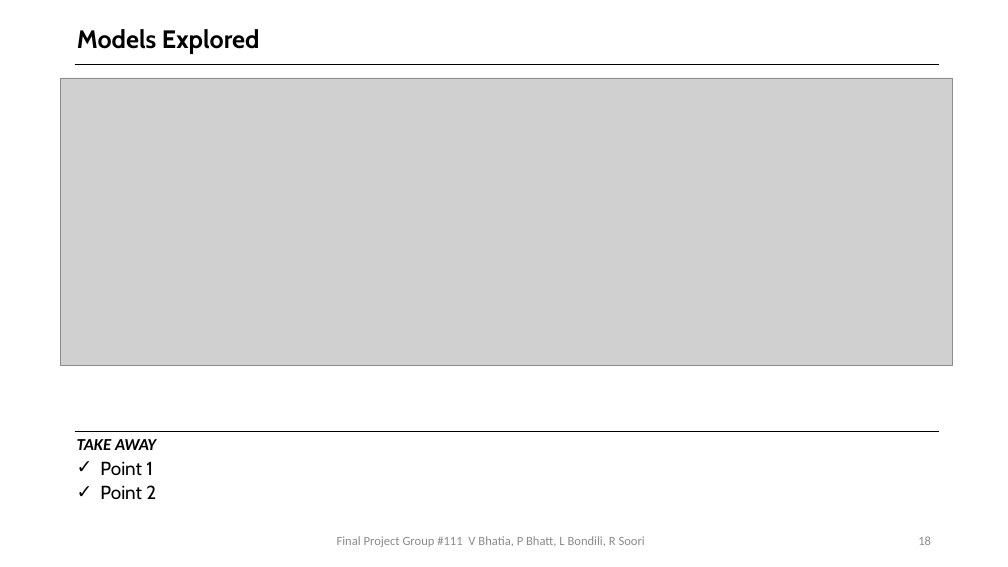
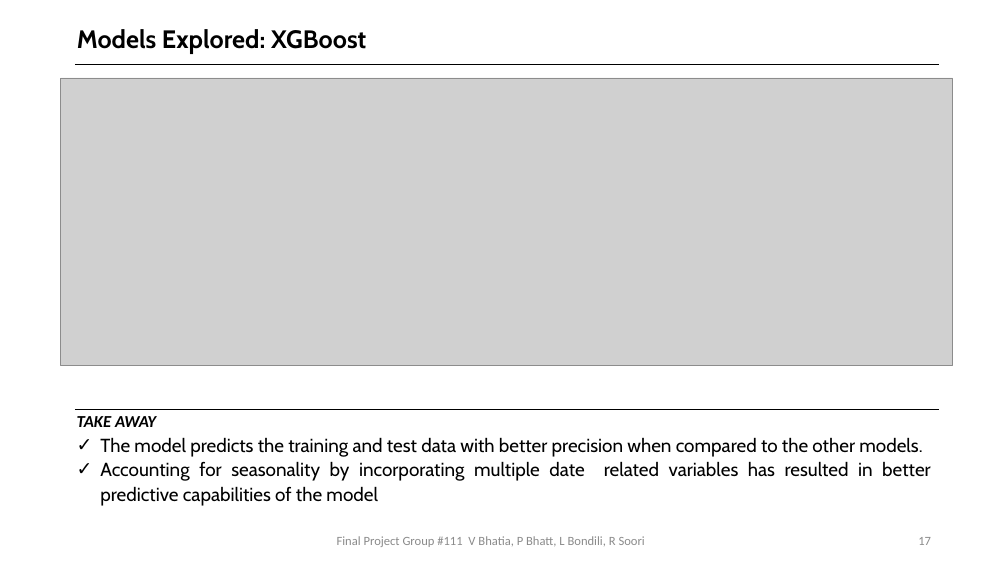
Before and after one commit to bhatiavr/cs109b-final-project-111, a slide deck: slide 17 of docs/Forecasting COVID-19 Cases Using SARS-Cov-2 Titers in Wastewater.pptx (slide 18 before the commit). Drawn at 1008x567 pixels with LibreOffice and Linux fonts; fonts in the diff are those of the drawing; grey boxes stand for pictures. Boxes give left, top, right and bottom in pixels: in the first picture for what was removed or moved away, otherwise in the second. Text is boxed around its words. In the diff, an @@ line names an element or a change of style, - is before the commit and + after.

```diff
--- a/docs/Forecasting COVID-19 Cases Using SARS-Cov-2 Titers in Wastewater.pptx
+++ b/docs/Forecasting COVID-19 Cases Using SARS-Cov-2 Titers in Wastewater.pptx
@@ title at (77, 29, 366, 54): text changed @@
-Models Explored
+Models Explored: XGBoost
@@ text "TAKE AWAY": place and size @@
-text "TAKE AWAY" at (77, 439, 156, 500)
+text "TAKE AWAY" at (77, 416, 931, 506)
@@ line moved from (75, 432) - (939, 432) to (75, 409) - (939, 409) @@
@@ text at (100, 437, 931, 506): text changed @@
-✓ Point 1
-✓ Point 2
+✓ The model predicts the training and test data with better precision when compared to the other models.
+✓ Accounting for seasonality by incorporating multiple date related variables has resulted in better predictive capabilities of the model
@@ page number at (918, 537, 931, 545): text changed @@
-18
+17
```
Also in this commit, not shown: 17 other slides changed, 1 slide removed, 1 other file.
